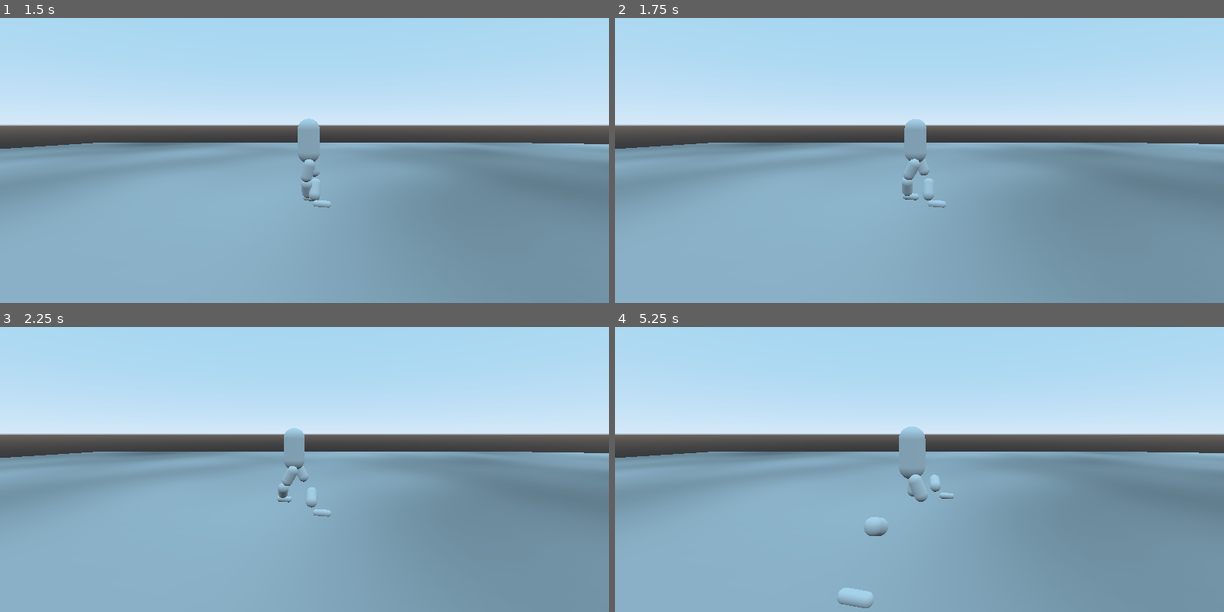
Above: before the commit, frames 1-4 (two rows, left to right).
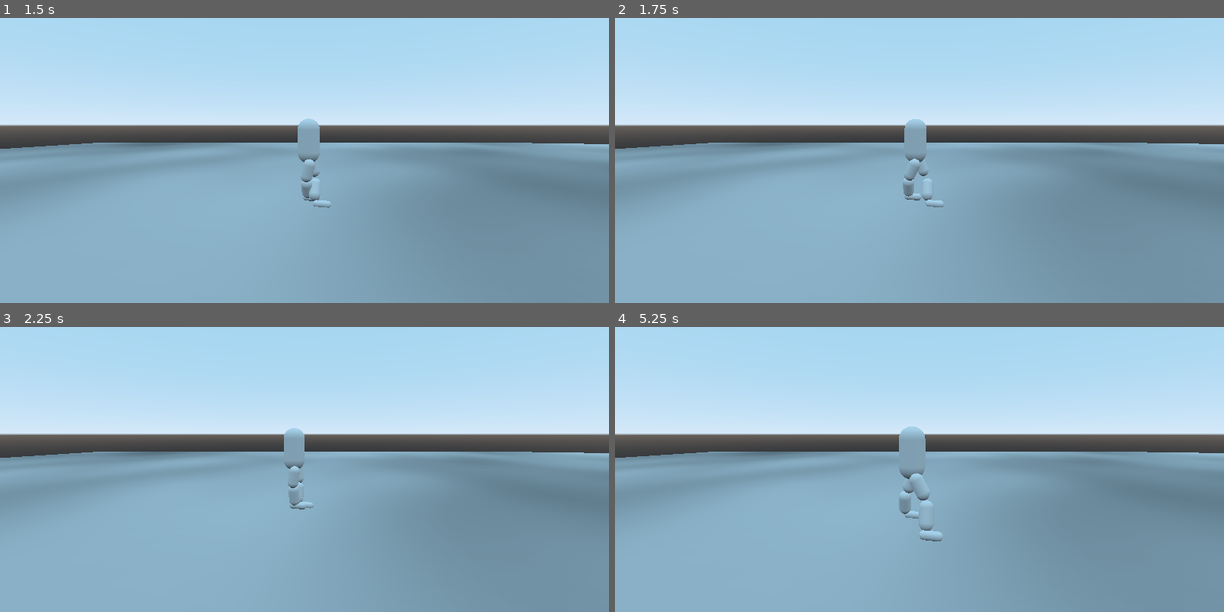
Above: after the commit, the same moments.

Repository: Terkwood/tinker-godot-joint
Game: Godot game, scene res://Main.tscn
Same seed, same stepped clock (60 frames per second), same inputs: the game is played once before the commit and once after it.
Inputs:
- Up to frame 1 (1.5 s): hold Right (ui_right) 0.53-1.28 s; hold Down (ui_down) from 1.28 s (still down)
- Up to frame 2 (1.75 s): keep holding Down (ui_down)
- Up to frame 3 (2.25 s): release Down (ui_down) at 2.03 s; hold Right (ui_right) from 2.03 s (still down)
- Up to frame 4 (5.25 s): release Right (ui_right) at 2.78 s; hold Up (ui_up) 2.78-3.53 s; hold Left (ui_left) 3.53-5.03 s; hold Down (ui_down) from 5.03 s (still down)

Frame 1 is identical in both runs. In frame 2, less than 0.1% of the frame differs, in the area x 47-55%, y 49-67%; in frame 3, 0.4%; in frame 4, 0.7%, in the area x 36-56%, y 51-99%.

Commit message:
debounce

Diff:
--- a/Player.gd
+++ b/Player.gd
@@ -28,6 +28,10 @@
 const _Z_COEFF = 3.0
 const _X_COEFF = 5.0
 const _EPSILON = 0.001
+
+var _last_swap_ms = OS.get_ticks_msec()
+const _DEBOUNCE_MS = 50
+
 func _physics_process(_delta):
 	var move_z = _convert(_walking.motion_z) * _Z_COEFF
 	var move_x = _convert(_walking.motion_x) * _X_COEFF
@@ -52,8 +56,10 @@
 	return 0
 
 func _handle_foot(body: PhysicsBody):
-	if body == _foot_node():
+	var now_ms = OS.get_ticks_msec()
+	if body == _foot_node() and _last_swap_ms + _DEBOUNCE_MS < now_ms:
 		_walking.moving_foot = _walking.other_foot()
+		_last_swap_ms = OS.get_ticks_msec()
 
 func _on_LeftBoundary_body_entered(body):
 	_handle_foot(body)
